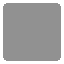
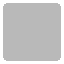
Two versions of the same layered image (64 × 64). Layer-by-layer changes:
painted on "Layer" over (x1=3, y1=3, x2=61, y2=61)
